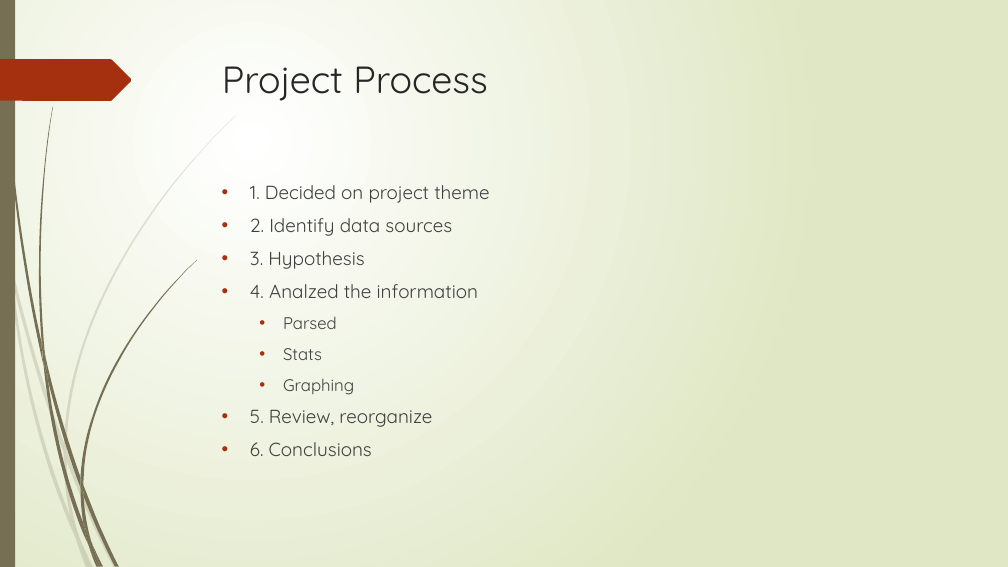
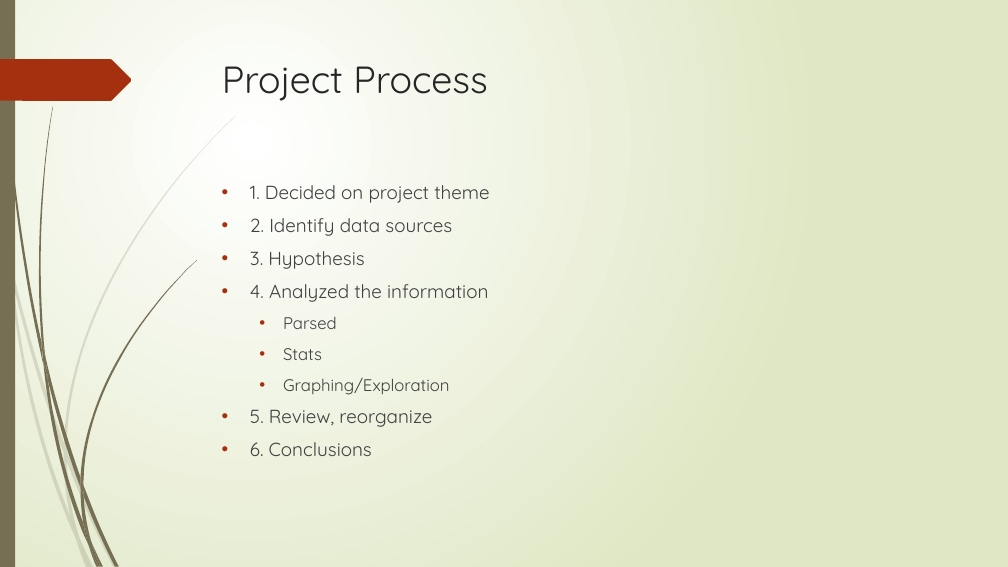
Before and after one commit to darstsharon/FlightCostAnalysis, a slide deck: slide 2 of Flight Cost Analysis.pptx (slide 3 before the commit). Drawn at 1008x567 pixels with LibreOffice and Linux fonts; fonts in the diff are those of the drawing. Boxes give left, top, right and bottom in pixels: in the first picture for what was removed or moved away, otherwise in the second. Text is boxed around its words. In the diff, an @@ line names an element or a change of style, - is before the commit and + after.

```diff
--- a/Flight Cost Analysis.pptx
+++ b/Flight Cost Analysis.pptx
@@ text at [250, 284, 488, 302]: text changed @@
-• 4. Analzed the information
+• 4. Analyzed the information
@@ text at [283, 377, 450, 395]: text changed @@
-  • Graphing
+  • Graphing/Exploration
```
Also in this commit, not shown: 9 other slides changed, 1 slide added, 1 slide removed, 2 other files.
